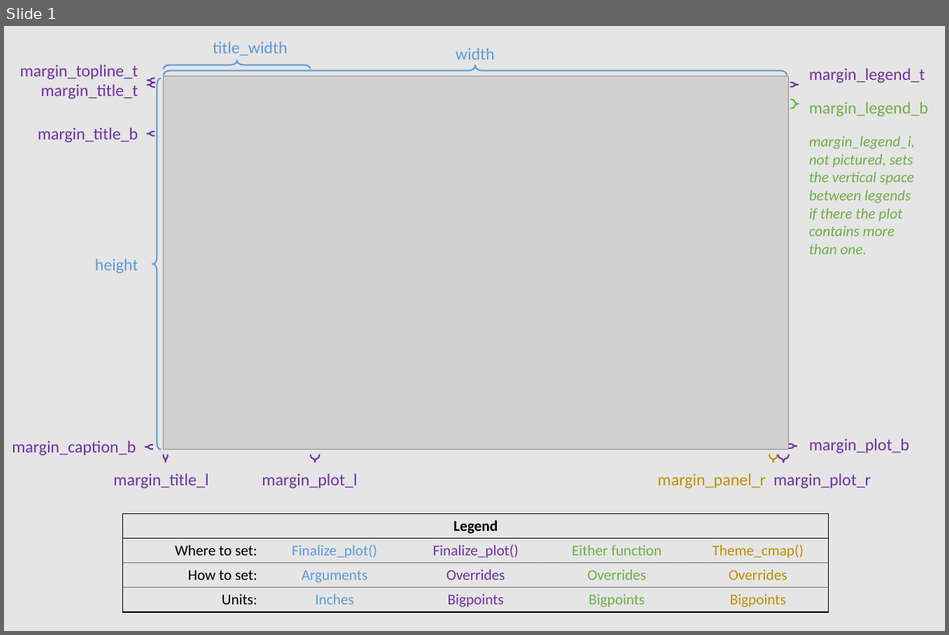
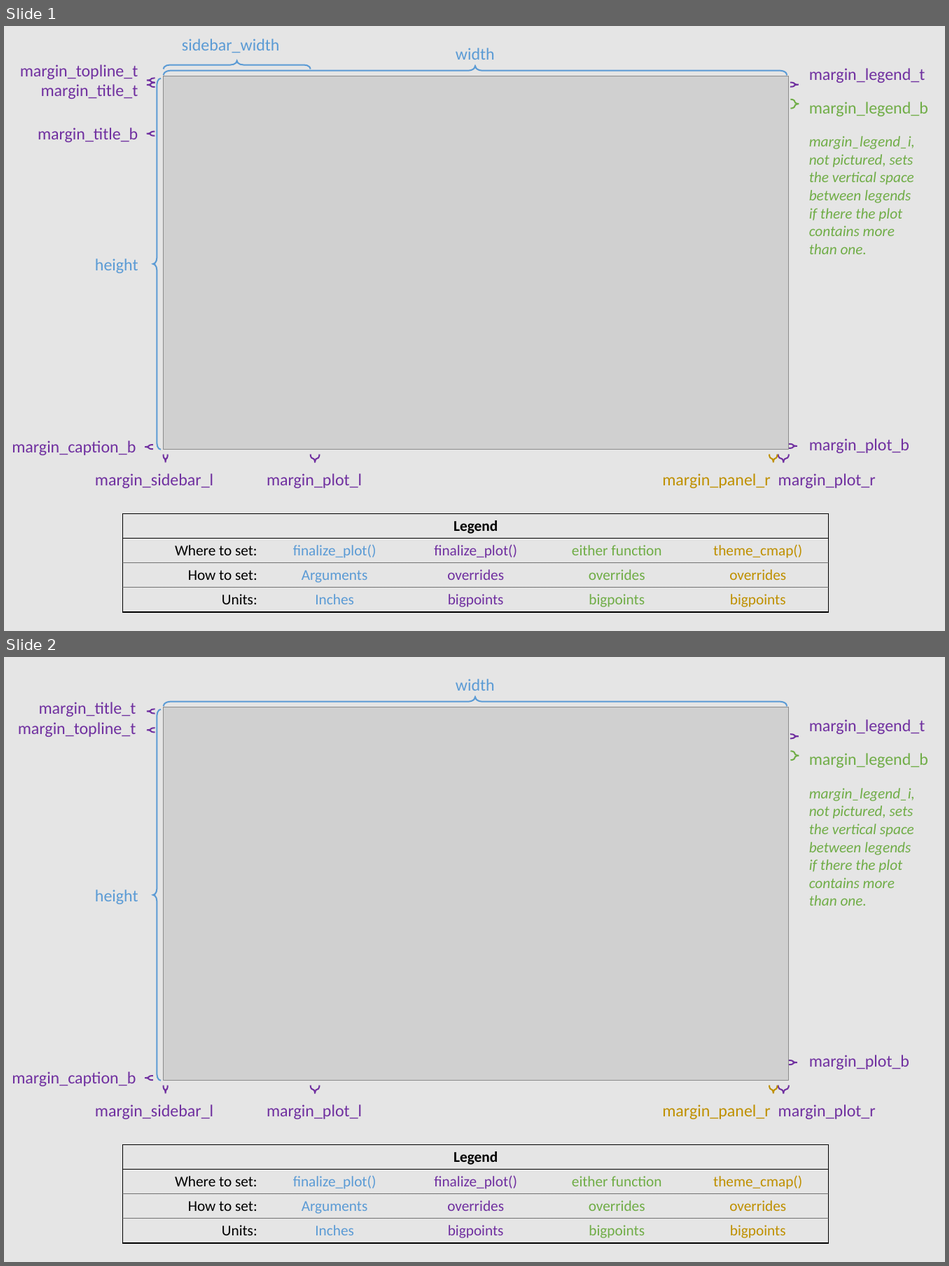
Before and after one commit to CMAP-REPOS/cmapplot, a slide deck: man/figures/margins.pptx. Shown one above the other, each under a label of ours: slide 1 before the commit, slides 1 and 2 after it. The pictures are 949x635 and 949x1266 pixels, drawn with LibreOffice and Linux fonts; fonts in the diff are those of the drawing; grey boxes stand for pictures. Boxes give left, top, right and bottom in pixels: in the first picture for what was removed or moved away, otherwise in the second. Text is boxed around its words. In the diff, an @@ line names an element or a change of style, - is before the commit and + after.

Commit message:
new margins slide

```diff
--- a/man/figures/margins.pptx
+++ b/man/figures/margins.pptx
@@ slide 2 added at (x1=4, y1=657, x2=945, y2=1262), background #E5E5E5 @@
@@ left brace added at (x1=164, y1=697, x2=787, y2=706), outline #5B9BD5 1.5 pt @@
@@ text added at (x1=455, y1=679, x2=495, y2=691), 18 pt, text #5B9BD5 @@
+width
@@ text added at (x1=18, y1=702, x2=136, y2=737), 18 pt, text #7030A0 @@
+margin_title_t
+margin_topline_t
@@ left brace added at (x1=147, y1=709, x2=154, y2=713), outline #7030A0 1.5 pt @@
@@ left brace added at (x1=153, y1=709, x2=162, y2=1081), outline #5B9BD5 1.5 pt @@
@@ picture added at (x1=164, y1=707, x2=788, y2=1081) @@
@@ text added at (x1=809, y1=719, x2=925, y2=734), 18 pt, text #7030A0 @@
+margin_legend_t
@@ left brace added at (x1=147, y1=728, x2=154, y2=732), outline #7030A0 1.5 pt @@
@@ left brace added at (x1=790, y1=734, x2=798, y2=738), outline #7030A0 1.5 pt @@
@@ left brace added at (x1=790, y1=751, x2=798, y2=761), outline #70AD47 1.5 pt @@
@@ text added at (x1=809, y1=753, x2=928, y2=768), 18 pt, text #70AD47 @@
+margin_legend_b
@@ text added at (x1=809, y1=788, x2=915, y2=905), 16 pt, text #70AD47, italic @@
+margin_legend_i, not pictured, sets the vertical space between legends if there the plot contains more than one.
@@ text added at (x1=95, y1=889, x2=138, y2=904), 18 pt, text #5B9BD5 @@
+height
@@ text added at (x1=809, y1=1055, x2=909, y2=1069), 18 pt, text #7030A0 @@
+margin_plot_b
@@ text added at (x1=12, y1=1071, x2=136, y2=1086), 18 pt, text #7030A0 @@
+margin_caption_b
@@ left brace added at (x1=145, y1=1076, x2=152, y2=1080), outline #7030A0 1.5 pt @@
@@ left brace added at (x1=789, y1=1060, x2=797, y2=1064), outline #7030A0 1.5 pt @@
@@ left brace added at (x1=164, y1=1085, x2=167, y2=1093), outline #7030A0 1.5 pt @@
@@ left brace added at (x1=311, y1=1085, x2=320, y2=1093), outline #7030A0 1.5 pt @@
@@ left brace added at (x1=768, y1=1085, x2=777, y2=1093), outline #BF9000 1.5 pt @@
@@ left brace added at (x1=778, y1=1085, x2=789, y2=1093), outline #7030A0 1.5 pt @@
@@ text added at (x1=95, y1=1104, x2=876, y2=1119), 18 pt, text #7030A0 @@
+margin_sidebar_l margin_plot_l margin_panel_r margin_plot_r
@@ table added at (x1=123, y1=1144, x2=829, y2=1243), 4 rows, 5 columns @@
+Legend |  |  |  | 
+Where to set: | finalize_plot() | finalize_plot() | either function | theme_cmap()
+How to set: | Arguments | overrides | overrides | overrides
+Units: | Inches | bigpoints | bigpoints | bigpoints
@@ slide 1 changed as well @@
@@ text at (x1=182, y1=39, x2=280, y2=53): text changed @@
-title_width
+sidebar_width
@@ text at (x1=95, y1=473, x2=876, y2=488): text changed @@
-margin_title_l margin_plot_l margin_panel_r margin_plot_r
+margin_sidebar_l margin_plot_l margin_panel_r margin_plot_r
@@ table at (x1=123, y1=513, x2=829, y2=612) @@
-row 2: Where to set: | Finalize_plot() | Finalize_plot() | Either function | Theme_cmap()
+row 2: Where to set: | finalize_plot() | finalize_plot() | either function | theme_cmap()
-row 3: How to set: | Arguments | Overrides | Overrides | Overrides
+row 3: How to set: | Arguments | overrides | overrides | overrides
-row 4: Units: | Inches | Bigpoints | Bigpoints | Bigpoints
+row 4: Units: | Inches | bigpoints | bigpoints | bigpoints
```
Also in this commit, not shown: 4 other files.
